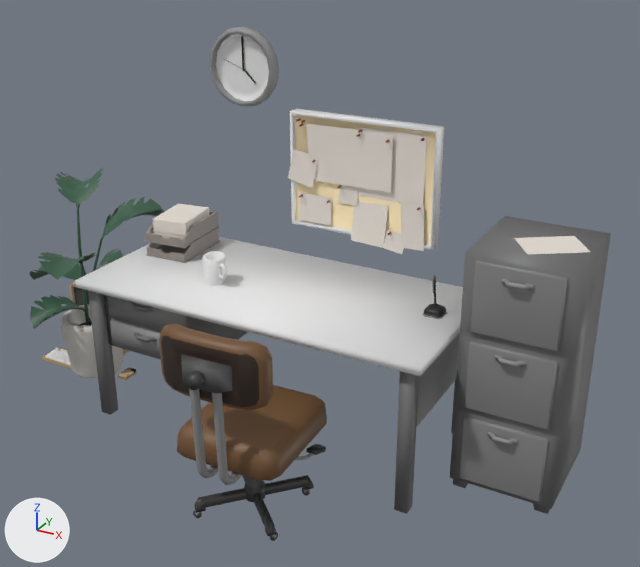
The glTF model assets/models/Computer.glb, before and after one commit.
Camera for both pictures: a 50 mm lens placed at (5.09, -5.25, 3.49), pointed at (2.57, -0.68, 1.2). Lighting does not change. The marker at lower left points along +X, +Y and +Z. Where no turn or scale is listed for an object, it has been applied to the vertices.

The older version as bpy lines, for what is in view:
```python
ob_cube_003 = bpy.data.objects.new('Cube.003', me_cube_008)
ob_cube_003.location = (3.892, -0.472, 0.34)
ob_cube_004 = bpy.data.objects.new('Cube.004', me_cube_010)
ob_cube_004.location = (2.574, -1.448, 0.248)
ob_cube_005 = bpy.data.objects.new('Cube.005', me_cube_016)
ob_cube_005.location = (1.239, -0.352, 1.088)
ob_cube_005.rotation_euler = (0.0, 0.0, 0.0588)  # degrees (0, 0, 3.4)
ob_cube_005.scale = (0.163, 0.163, 0.163)
ob_cube_009 = bpy.data.objects.new('Cube.009', me_cube_015)
ob_cube_009.location = (3.961, -0.448, 1.647)
ob_cube_010 = bpy.data.objects.new('Cube.010', me_cube_016)
ob_cube_010.location = (1.239, -0.352, 1.201)
ob_cube_010.rotation_euler = (0.0, 0.0, 0.0588)  # degrees (0, 0, 3.4)
ob_cube_010.scale = (0.163, 0.163, 0.163)
ob_cube_012 = bpy.data.objects.new('Cube.012', me_cube_017)
ob_cube_012.location = (1.236, -0.349, 1.287)
ob_cube_016 = bpy.data.objects.new('Cube.016', me_cube_026)
ob_cube_016.location = (2.223, -0.731, 0.876)
ob_cube_11647 = bpy.data.objects.new('Cube.11647', me_cube_5619)
ob_cube_11647.location = (2.457, -0.123, 1.865)
ob_cylinder = bpy.data.objects.new('Cylinder', me_cylinder_006)
ob_cylinder.location = (1.618, -0.054, 2.389)
# also in view: 'Cylinder.006' at (1.83, -0.75, 1.17); 'Cylinder.003' at (0.5, -0.65, 0.78)
```
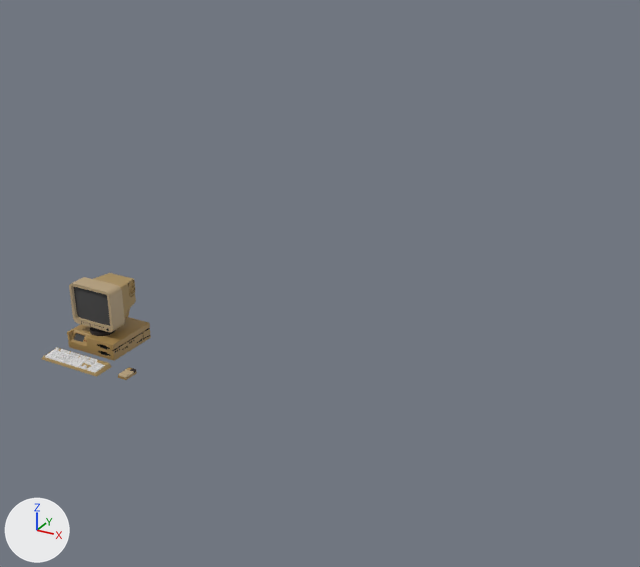
The newer file is also turned or shifted as a whole; pictures and numbers use the older file's frame.

The edits, one by one:
Object 'Cube.012' (ob_cube_012) is deleted.
Object 'Cube.010' (ob_cube_010) is deleted.
Object 'Cube.005' (ob_cube_005) is deleted.
Object 'Cube.009' (ob_cube_009) is deleted.
Object 'Cube.004' (ob_cube_004) is deleted.
Object 'Cube.003' (ob_cube_003) is deleted.
Object 'Cylinder' (ob_cylinder) is deleted.
Object 'Cube.016' (ob_cube_016) is deleted.
Object 'Cube.025' (ob_cube_025) is deleted.
Object 'Cylinder.003' (ob_cylinder_003) is deleted.
Object 'Cylinder.006' (ob_cylinder_006) is deleted.
Object 'Cube.11647' (ob_cube_11647) is deleted.

What differs and where, as boxes (x1, y1, x2, y2) in the pictures (640 x 567 px):
'Cube.016', deleted: before (75, 237, 463, 514)
'Cube.003', deleted: before (450, 216, 611, 514)
'Cube.004', deleted: before (159, 324, 327, 541)
'Cube.11647', deleted: before (288, 109, 444, 254)
'Cylinder.003', deleted: before (30, 167, 165, 378)
'Cylinder', deleted: before (210, 26, 279, 107)
'Cube.012', deleted: before (153, 204, 210, 239)
'Cube.009', deleted: before (514, 236, 590, 254)
'Cube.005', deleted: before (146, 229, 221, 263)
'Cube.010', deleted: before (145, 211, 220, 248)
'Cylinder.006', deleted: before (203, 251, 227, 286)
'Cube.025', deleted: before (423, 275, 447, 319)
'Cube.036', unchanged, uncovered by the edit: before (123, 349, 129, 355); after (67, 317, 151, 361)
